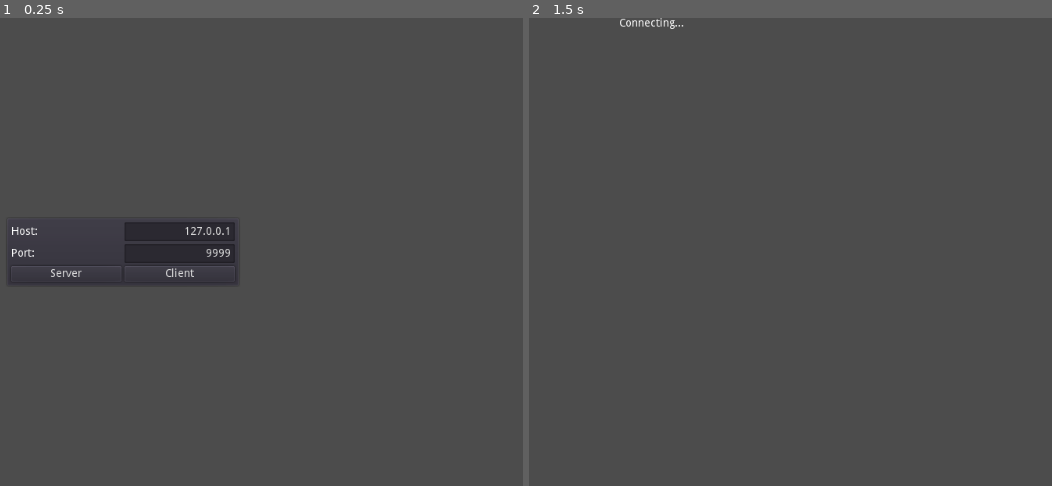
Above: before the commit, frames 1-2 (left to right).
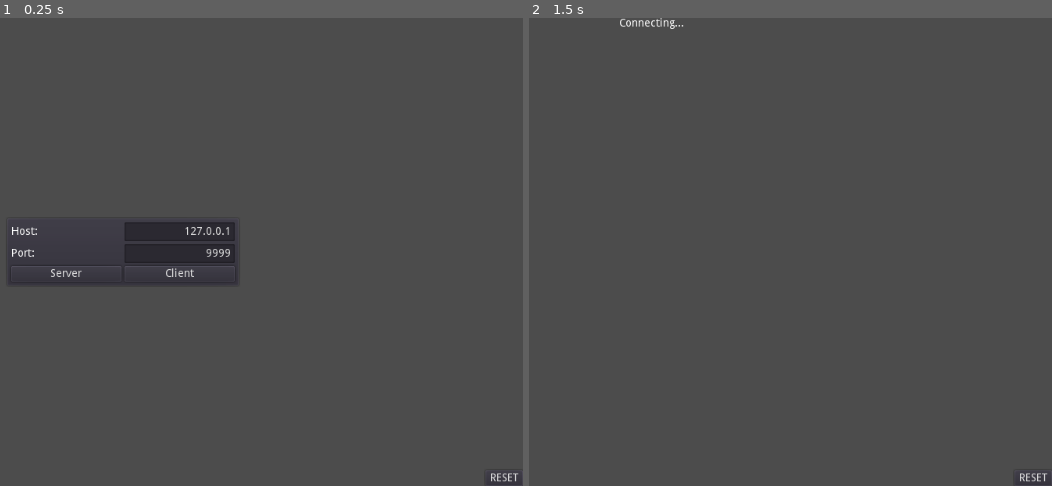
Above: after the commit, the same moments.

Repository: wnelson01/godot_rollback_fighter
Game: Godot game, scene res://Main.tscn
Two runs of this game, one before a commit and one after it. Both use one fixed random seed, a clock stepped at 60 frames per second and the inputs below.
Inputs (mouse positions are in pixels of both pictures, inside the frame that each line leads up to):
- Up to frame 1 (0.25 s): no input
- Up to frame 2 (1.5 s): click (1031, 476) at 0.5 s, where only the run after the commit has a clickable "RESET"; click "Client" at 1.25 s

The runs differ from the first frame. In frame 1, less than 0.1% of the frame differs, in the area x 93-100%, y 97-100%; in frame 2, less than 0.1%.

Commit message:
Implement "match flow" by setting up SyncManager and responding to signals

Diff:
--- a/Main.gd
+++ b/Main.gd
@@ -4,11 +4,17 @@
 onready var host_field = $CanvasLayer/ConnectionPanel/GridContainer/HostField
 onready var port_field = $CanvasLayer/ConnectionPanel/GridContainer/PortField
 onready var message_label = $CanvasLayer/MessageLabel
+onready var sync_lost_label = $CanvasLayer/SyncLostLabel
 
 func _ready() -> void:
 	get_tree().connect("network_peer_connected", self, "_on_network_peer_connected")
 	get_tree().connect("network_peer_disconnected", self, "_on_network_peer_disconnected")
 	get_tree().connect("server_disconnected", self, "_on_server_disconnected")
+	SyncManager.connect("sync_started", self, "_on_SyncManager_sync_started")
+	SyncManager.connect("sync_stopped", self, "_on_SyncManager_sync_stopped")
+	SyncManager.connect("sync_lost", self, "_on_SyncManager_sync_lost")
+	SyncManager.connect("sync_regained", self, "_on_SyncManager_sync_regained")
+	SyncManager.connect("sync_error", self, "_on_SyncManager_sync_error")
 
 func _on_ServerButton_pressed() -> void:
 	var peer = NetworkedMultiplayerENet.new()
@@ -26,9 +32,46 @@
 
 func _on_network_peer_connected(peer_id: int):
 	message_label.text = "Connected!"
+	SyncManager.add_peer(peer_id)
+
+	if get_tree().is_network_server():
+		message_label.text = "Starting..."
+		# Give a little time to get ping data.
+		yield(get_tree().create_timer(2.0), "timeout")
+		SyncManager.start()
 
 func _on_network_peer_disconnected(peer_id: int):
 	message_label.text = "Disconnected"
+	SyncManager.remove_peer(peer_id)
 
 func _on_server_disconnected() -> void:
 	_on_network_peer_disconnected(1)
+
+func _on_ResetButton_pressed() -> void:
+	SyncManager.stop()
+	SyncManager.clear_peers()
+	var peer = get_tree().network_peer
+	if peer:
+		peer.close_connection()
+	get_tree().reload_current_scene()
+
+func _on_SyncManager_sync_started() -> void:
+	message_label.text = "Started!"
+
+func _on_SyncManager_sync_stopped() -> void:
+	pass
+
+func _on_SyncManager_sync_lost() -> void:
+	sync_lost_label.visible = true
+
+func _on_SyncManager_sync_regained() -> void:
+	sync_lost_label.visible = false
+
+func _on_SyncManager_sync_error(msg: String) -> void:
+	message_label.text = "Fatal sync error: " + msg
+	sync_lost_label.visible = false
+
+	var peer = get_tree().network_peer
+	if peer:
+		peer.close_connection()
+	SyncManager.clear_peers()
--- a/Main.tscn
+++ b/Main.tscn
@@ -81,5 +81,29 @@
 "_edit_use_anchors_": false
 }
 
+[node name="ResetButton" type="Button" parent="CanvasLayer"]
+anchor_left = 1.0
+anchor_top = 1.0
+anchor_right = 1.0
+anchor_bottom = 1.0
+margin_left = -48.0
+margin_top = -20.0
+text = "RESET"
+__meta__ = {
+"_edit_use_anchors_": false
+}
+
+[node name="SyncLostLabel" type="Label" parent="CanvasLayer"]
+visible = false
+anchor_left = 1.0
+anchor_right = 1.0
+margin_left = -106.0
+margin_bottom = 14.0
+text = "Regaining sync..."
+__meta__ = {
+"_edit_use_anchors_": false
+}
+
 [connection signal="pressed" from="CanvasLayer/ConnectionPanel/GridContainer/ServerButton" to="." method="_on_ServerButton_pressed"]
 [connection signal="pressed" from="CanvasLayer/ConnectionPanel/GridContainer/ClientButton" to="." method="_on_ClientButton_pressed"]
+[connection signal="pressed" from="CanvasLayer/ResetButton" to="." method="_on_ResetButton_pressed"]
--- a/project.godot
+++ b/project.godot
@@ -39,6 +39,7 @@
 [autoload]
 
 SyncManager="*res://addons/godot-rollback-netcode/SyncManager.gd"
+SyncDebugger="*res://addons/godot-rollback-netcode/SyncDebugger.gd"
 
 [editor_plugins]
 
